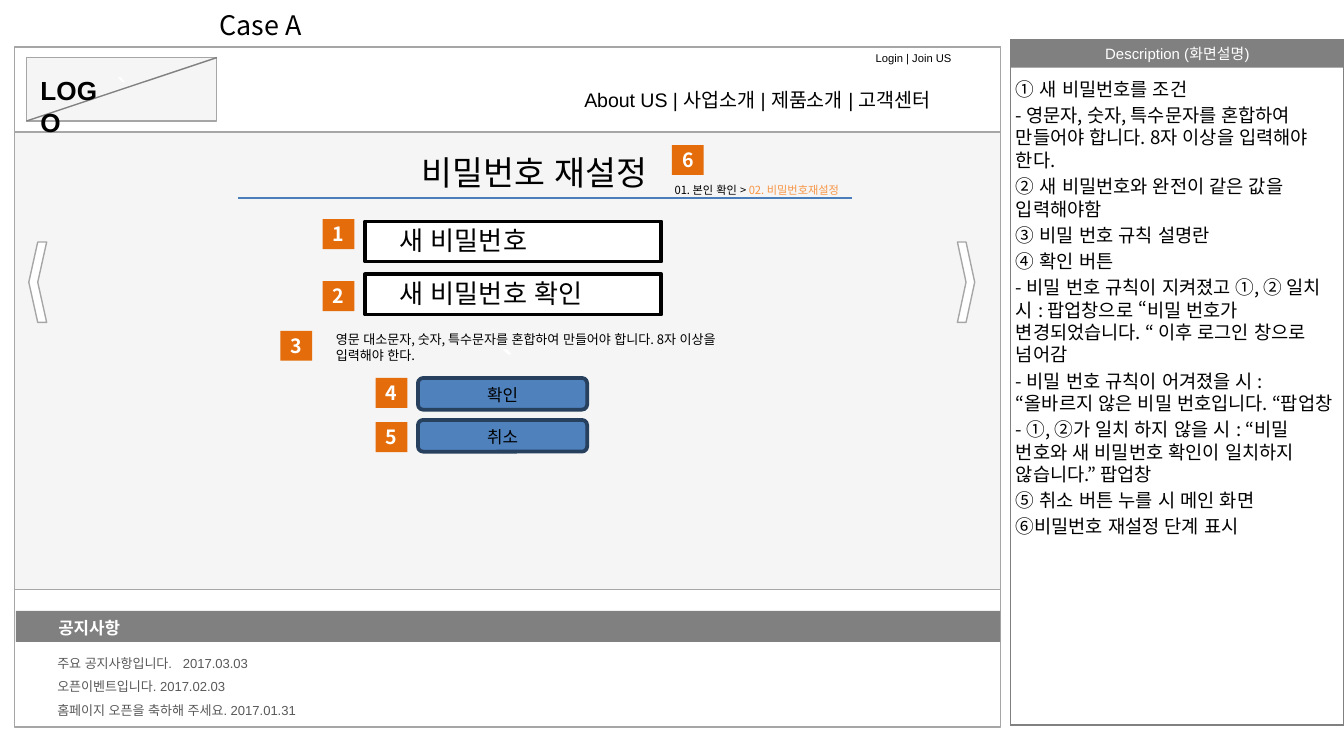
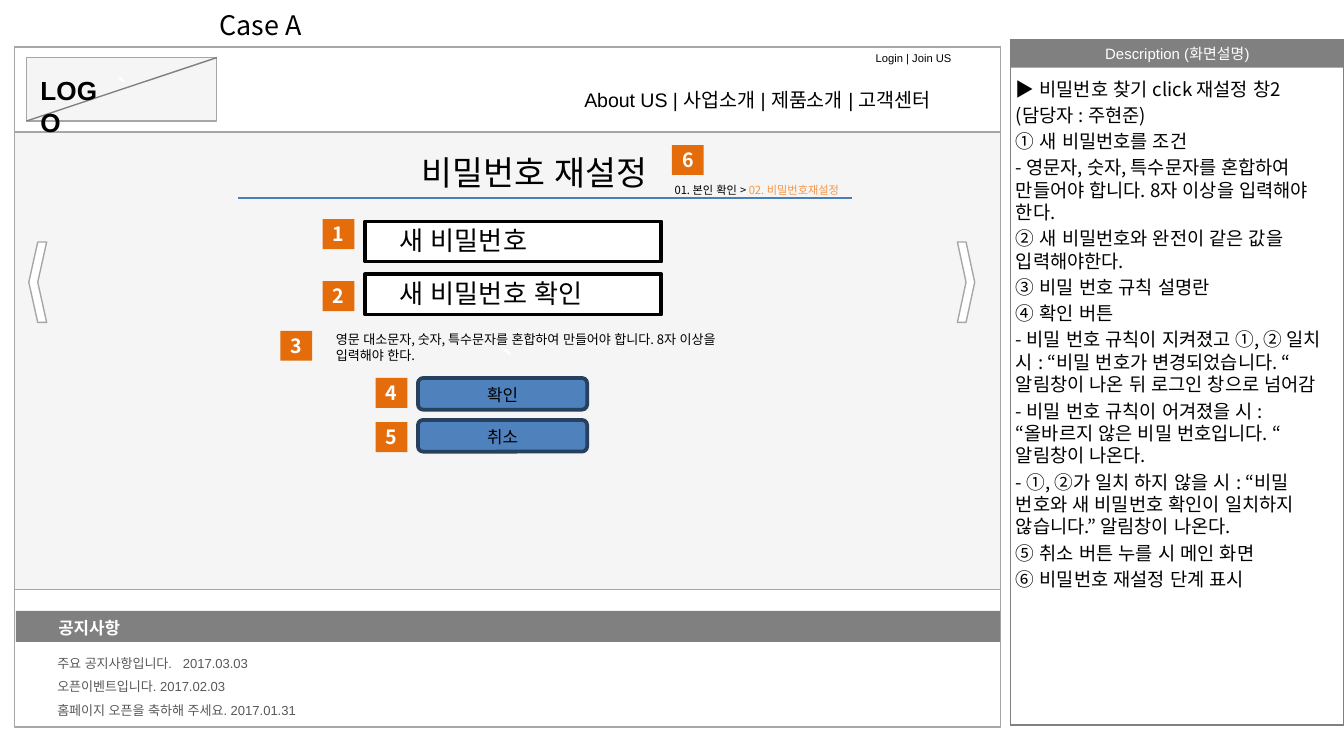
Before and after one commit to moim5/moida-general, a slide deck: slide 5 of documents/storyBoard/JuHyenjun/jhj_Story_Board.pptx. Drawn at 1344x756 pixels with LibreOffice and Linux fonts; fonts in the diff are those of the drawing. Boxes give left, top, right and bottom in pixels: in the first picture for what was removed or moved away, otherwise in the second. Text is boxed around its words. In the diff, an @@ line names an element or a change of style, - is before the commit and + after.

```diff
--- a/documents/storyBoard/JuHyenjun/jhj_Story_Board.pptx
+++ b/documents/storyBoard/JuHyenjun/jhj_Story_Board.pptx
@@ text at [1016,80,1280,126]: paragraphs added @@
+▶ 비밀번호 찾기 click 재설정 창2
+(담당자 : 주현준)
@@ text at [1016,229,1283,270]: text changed @@
-② 새 비밀번호와 완전이 같은 값을 입력해야함
+② 새 비밀번호와 완전이 같은 값을 입력해야한다.
@@ text at [1016,330,1320,535]: text changed @@
-- 비밀 번호 규칙이 지켜졌고 ①, ② 일치시 : 팝업창으로 “비밀 번호가 변경되었습니다. “ 이후 로그인 창으로 넘어감
-- 비밀 번호 규칙이 어겨졌을 시 : “올바르지 않은 비밀 번호입니다. “팝업창
-- ①, ②가 일치 하지 않을 시 : “비밀 번호와 새 비밀번호 확인이 일치하지 않습니다.” 팝업창
+- 비밀 번호 규칙이 지켜졌고 ①, ② 일치시 : “비밀 번호가 변경되었습니다. “ 알림창이 나온 뒤 로그인 창으로 넘어감
+- 비밀 번호 규칙이 어겨졌을 시 : “올바르지 않은 비밀 번호입니다. “ 알림창이 나온다.
+- ①, ②가 일치 하지 않을 시 : “비밀 번호와 새 비밀번호 확인이 일치하지 않습니다.” 알림창이 나온다.
@@ text at [1016,570,1243,588]: spaces changed @@
-⑥비밀번호 재설정 단계 표시
+⑥ 비밀번호 재설정 단계 표시
```
Also in this commit, not shown: 6 other slides changed, 4 slides added, 2 slides removed.
